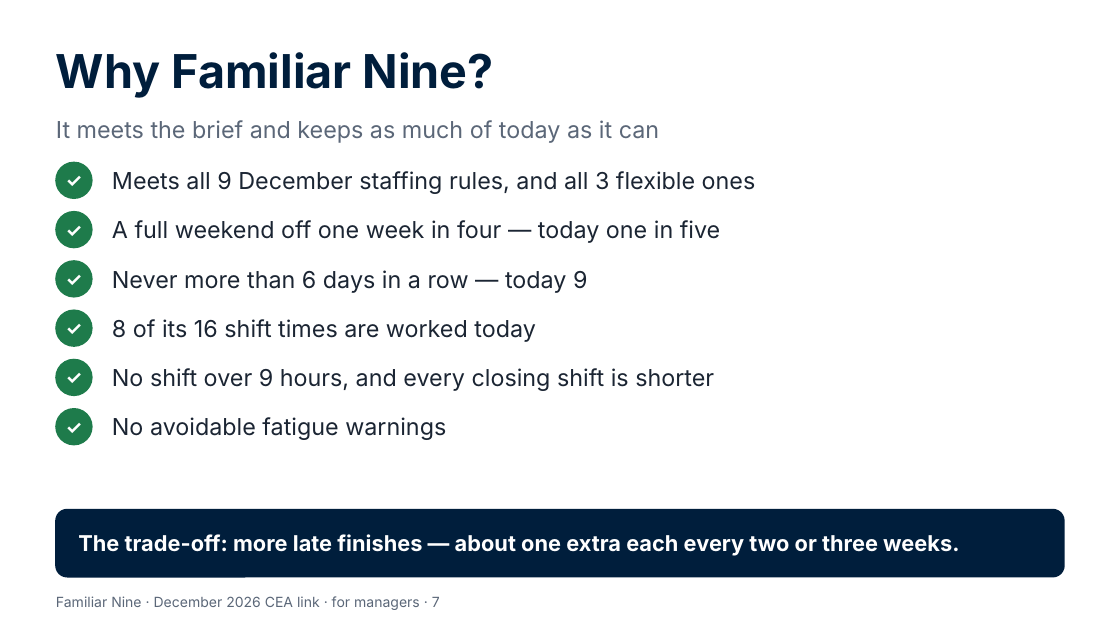
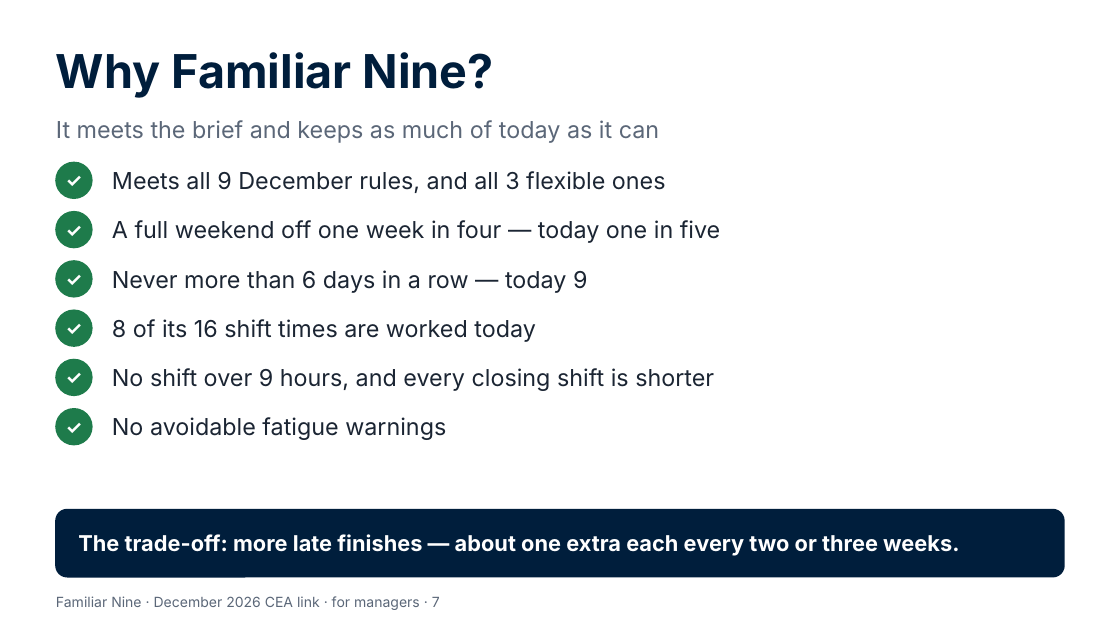
Before and after one commit to Garethdavidmiller/roster-app, a slide deck: slide 7 of docs/proposals/presentations/Familiar-Nine-for-managers.pptx. Drawn at 1120x630 pixels with LibreOffice and Linux fonts; fonts in the diff are those of the drawing. Boxes give left, top, right and bottom in pixels: in the first picture for what was removed or moved away, otherwise in the second. Text is boxed around its words. In the diff, an @@ line names an element or a change of style, - is before the commit and + after.

```diff
--- a/docs/proposals/presentations/Familiar-Nine-for-managers.pptx
+++ b/docs/proposals/presentations/Familiar-Nine-for-managers.pptx
@@ text at <box>112,171,666,193</box>: text changed @@
-Meets all 9 December staffing rules, and all 3 flexible ones
+Meets all 9 December rules, and all 3 flexible ones
```
Also in this commit, not shown: 5 other slides changed, 18 other files.
